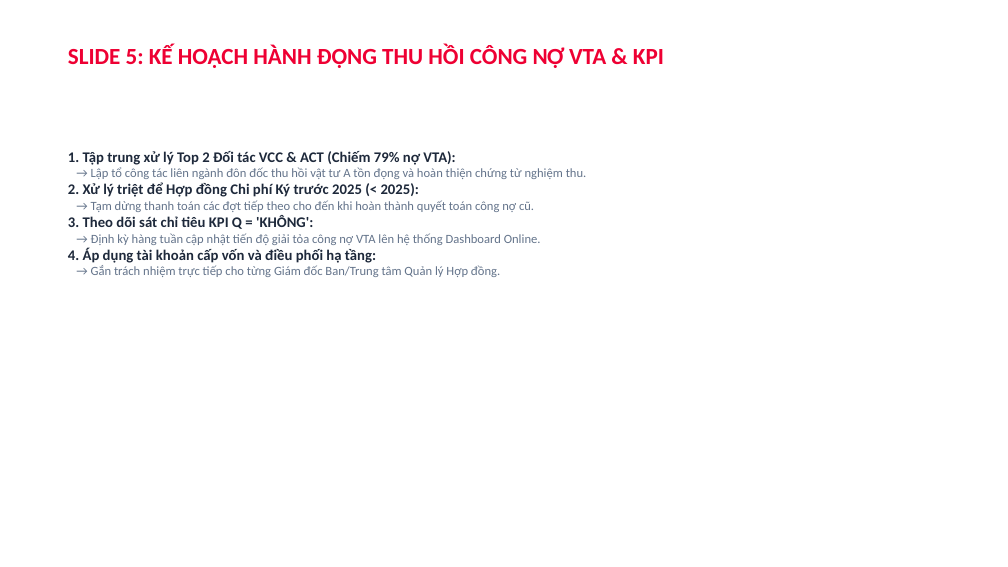
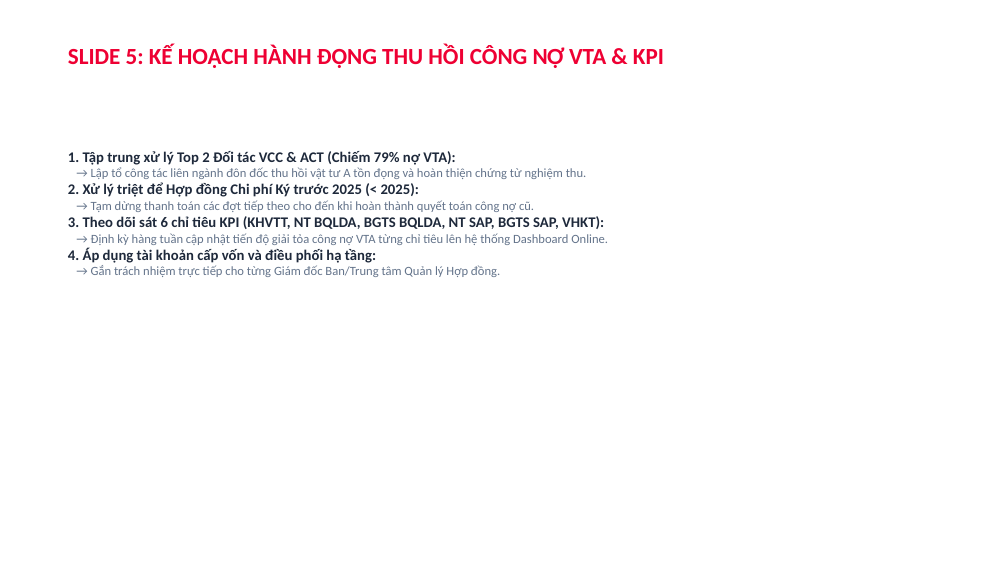
Before and after one commit to cuongph2/viettel-dashboard, a slide deck: slide 5 of Bao_Cao_Viettel_Cong_No_VTA_Slide.pptx. Drawn at 1008x567 pixels with LibreOffice and Linux fonts; fonts in the diff are those of the drawing. Boxes give left, top, right and bottom in pixels: in the first picture for what was removed or moved away, otherwise in the second. Text is boxed around its words. In the diff, an @@ line names an element or a change of style, - is before the commit and + after.

```diff
--- a/Bao_Cao_Viettel_Cong_No_VTA_Slide.pptx
+++ b/Bao_Cao_Viettel_Cong_No_VTA_Slide.pptx
@@ text at bbox=[68, 216, 608, 245]: text changed @@
-3. Theo dõi sát chỉ tiêu KPI Q = 'KHÔNG':
-→ Định kỳ hàng tuần cập nhật tiến độ giải tỏa công nợ VTA lên hệ thống Dashboard Online.
+3. Theo dõi sát 6 chỉ tiêu KPI (KHVTT, NT BQLDA, BGTS BQLDA, NT SAP, BGTS SAP, VHKT):
+→ Định kỳ hàng tuần cập nhật tiến độ giải tỏa công nợ VTA từng chỉ tiêu lên hệ thống Dashboard Online.
```
Also in this commit, not shown: 2 other slides changed.
